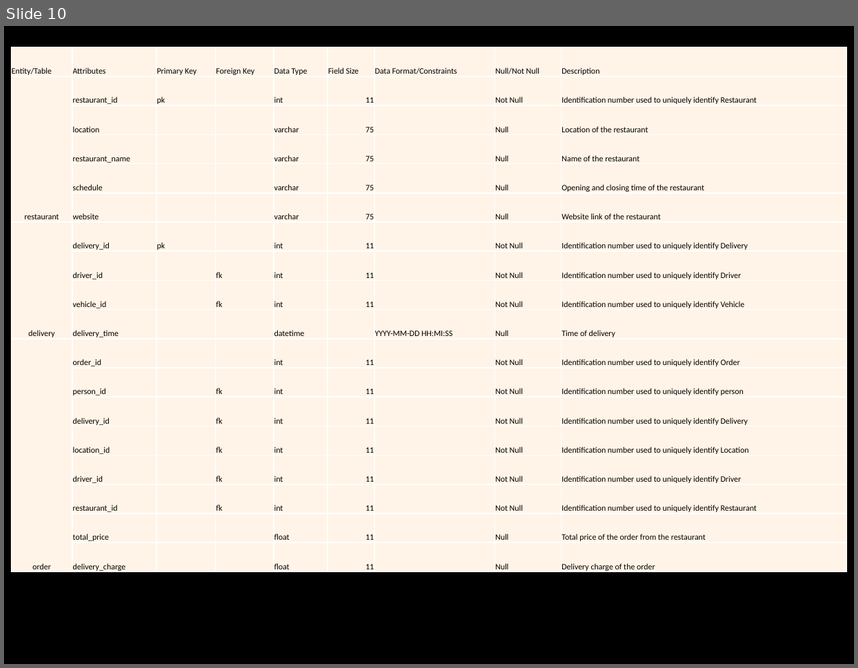
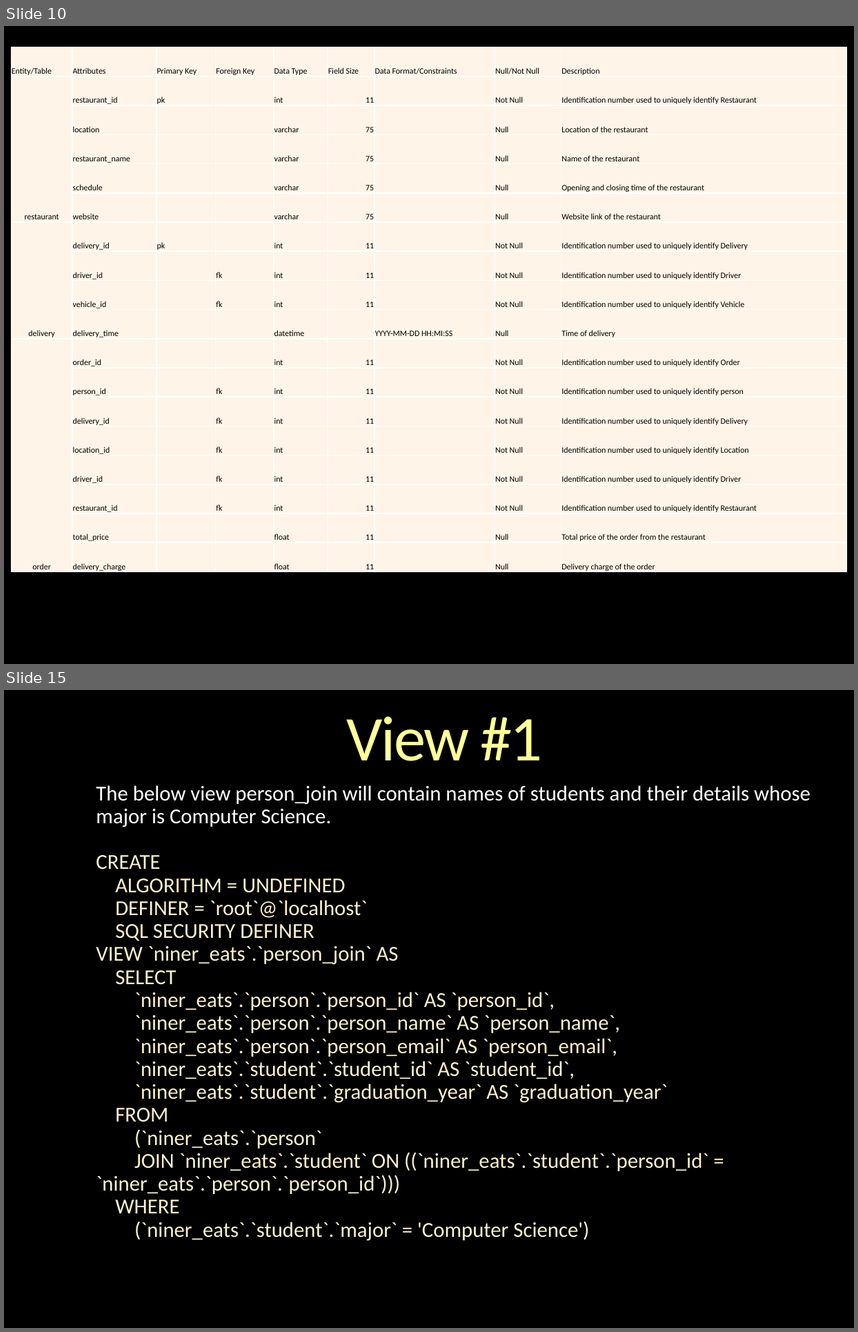
Before and after one commit to dhananjay-arora/Database-System, a slide deck: Group7.pptx. Shown one above the other, each under a label of ours: slide 10 before the commit, slides 10 and 15 after it; the slides between them are not shown. The pictures are 858x668 and 858x1332 pixels, drawn with LibreOffice and Linux fonts; fonts in the diff are those of the drawing; background and template pictures are left out. Boxes give left, top, right and bottom in pixels: in the first picture for what was removed or moved away, otherwise in the second. Text is boxed around its words. In the diff, an @@ line names an element or a change of style, - is before the commit and + after.

```diff
--- a/Group7.pptx
+++ b/Group7.pptx
@@ slide 15 added at box(4, 690, 854, 1328), background picture (left out) @@
@@ title added at box(347, 716, 542, 761), 54 pt, text gradient #FFFFB9 to #FFFF99 to #F6AE1E @@
+View #1
@@ subtitle added at box(96, 785, 811, 1241), 18 pt, text #FFF2CC @@
+The below view person_join will contain names of students and their details whose major is Computer Science.
+CREATE
+ALGORITHM = UNDEFINED
+DEFINER = `root`@`localhost`
+SQL SECURITY DEFINER
+VIEW `niner_eats`.`person_join` AS
+SELECT
+`niner_eats`.`person`.`person_id` AS `person_id`,
+`niner_eats`.`person`.`person_name` AS `person_name`,
+`niner_eats`.`person`.`person_email` AS `person_email`,
+`niner_eats`.`student`.`student_id` AS `student_id`,
+`niner_eats`.`student`.`graduation_year` AS `graduation_year`
+FROM
+(`niner_eats`.`person`
+JOIN `niner_eats`.`student` ON ((`niner_eats`.`student`.`person_id` = `niner_eats`.`person`.`person_id`)))
+WHERE
+(`niner_eats`.`student`.`major` = 'Computer Science')
```
Also in this commit, not shown: 1 slide changed, 9 other slides added, 1 other file.
